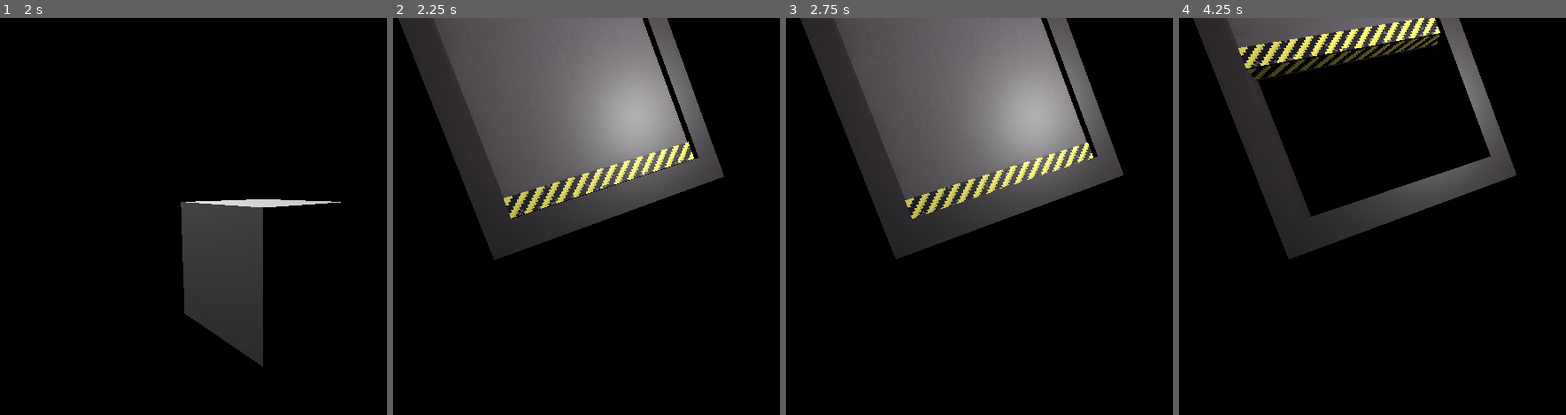
Above: before the commit, frames 1-4 (left to right).
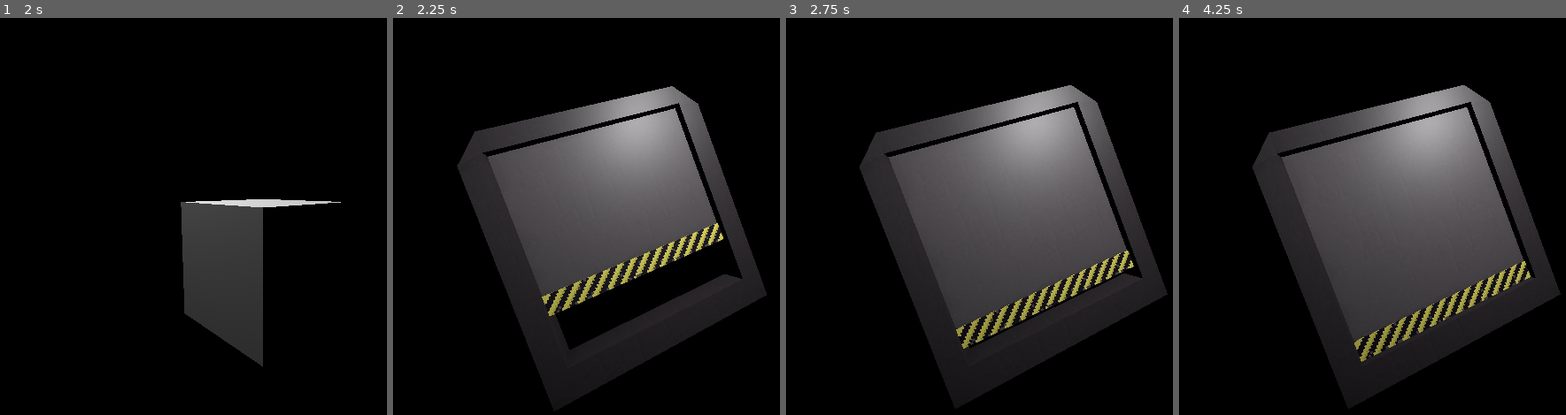
Above: after the commit, the same moments.

Repository: hadll/i-unno
Game: Godot game, scene res://scenes/office.tscn
The game is run twice, just before and just after one commit, with the same random seed, the same clock (stepped at 60 frames per second) and the same inputs. This scene is started directly instead of the project's main scene.
Inputs (mouse positions are in pixels of both pictures, inside the frame that each line leads up to):
- Up to frame 1 (2 s): tap Enter at 0.5 s; move the mouse to (228, 295) at 0.52 s; hold W (move_forward) from 0.53 s (still down); tap 1 (freecam_on) at 0.6 s; click (228, 295) at 0.67 s; tap Space (move_jump) at 0.77, 1.25, 1.52 s; move the mouse to (outside the picture) at 1.27 s; tap 2 (freecam_swap) at 1.35 s
- Up to frame 2 (2.25 s): tap Enter at 2 s; move the mouse to (443, 156) at 2.02 s; release W (move_forward) at 2.03 s; hold A (move_left) from 2.03 s (still down); tap Ctrl (move_crouch) at 2.1 s
- Up to frame 3 (2.75 s): keep holding A (move_left)
- Up to frame 4 (4.25 s): move the mouse to (1476, 216) at 2.77 s; tap Shift (move_sprint) at 2.85 s; click (1476, 216) at 2.92 s; tap Space (move_jump) at 3.02, 3.77 s; move the mouse to (1337, 117) at 3.52 s; release A (move_left) at 3.53 s; hold S (move_backward) from 3.53 s (still down); tap 1 (freecam_on) at 3.6 s

Frame 1 is identical in both runs. In frame 2, 41% of the frame differs, in the area x 1-97%, y 0-95%; in frame 3, 44%, in the area x 3-99%, y 0-95%; in frame 4, 43%.
Error in both runs: Cannot call method 'shader_create_from_spirv' on a null value. (res://scripts/ditherer.gd:25)

Commit message:
Update office.tscn

Diff:
--- a/scenes/office.tscn
+++ b/scenes/office.tscn
@@ -32,7 +32,11 @@
 [sub_resource type="Compositor" id="Compositor_in4ui"]
 compositor_effects = Array[CompositorEffect]([SubResource("CompositorEffect_yf5fn")])
 
+[sub_resource type="StandardMaterial3D" id="StandardMaterial3D_frh1e"]
+albedo_color = Color(0, 0, 0, 1)
+
 [sub_resource type="SphereMesh" id="SphereMesh_s8xio"]
+material = SubResource("StandardMaterial3D_frh1e")
 flip_faces = true
 radius = 50.0
 height = 100.0
@@ -115,7 +119,8 @@
 mesh = SubResource("BoxMesh_s8xio")
 
 [node name="SecurityDoor" parent="." unique_id=1712412024 node_paths=PackedStringArray("triggers") instance=ExtResource("8_fmddn")]
-transform = Transform3D(1, 0, 0, 0, 1, 0, 0, 0, 1, -3.9730492, 0.7408118, 0.2910595)
+transform = Transform3D(1, 0, 0, 0, 1, 0, 0, 0, 1, -3.9730492, -1.2628686, 0.2910595)
+condition = 4
 triggers = [NodePath("../GlobalKeyTrigger")]
 
 [node name="GlobalKeyTrigger" type="Node3D" parent="." unique_id=2052040546]
@@ -132,4 +137,6 @@
 omni_range = 8.606912
 
 [node name="MeshInstance3D2" type="MeshInstance3D" parent="." unique_id=952926028]
+transform = Transform3D(1, 0, 0, 0, 1, 0, 0, 0, 1, 0.018257856, 1.1920929e-07, -0.0017261505)
 mesh = SubResource("SphereMesh_s8xio")
+metadata/_edit_lock_ = true
